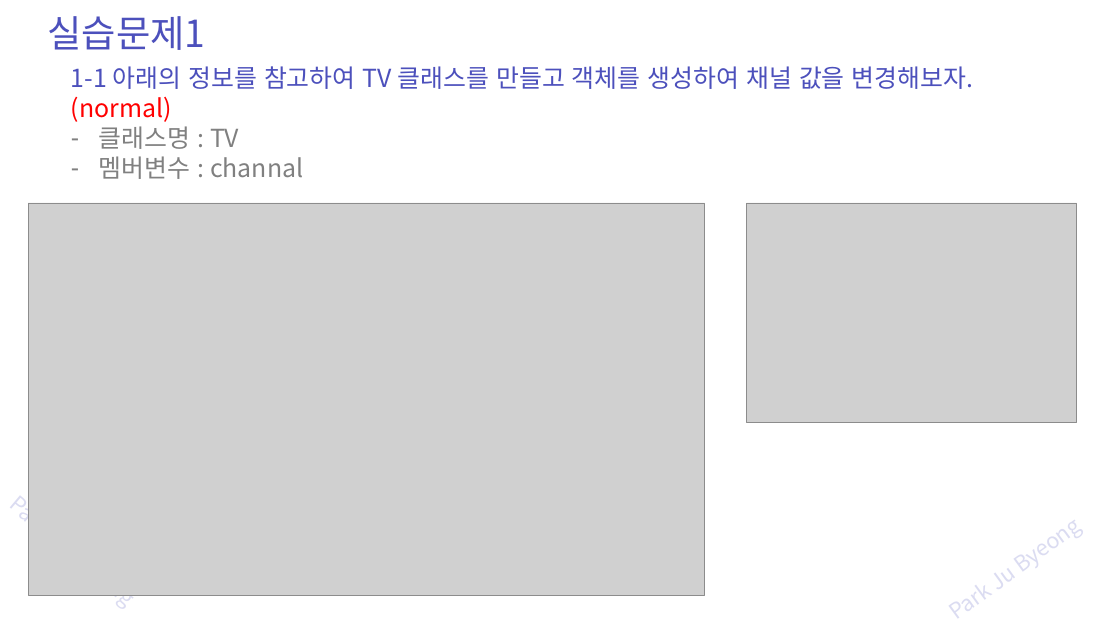
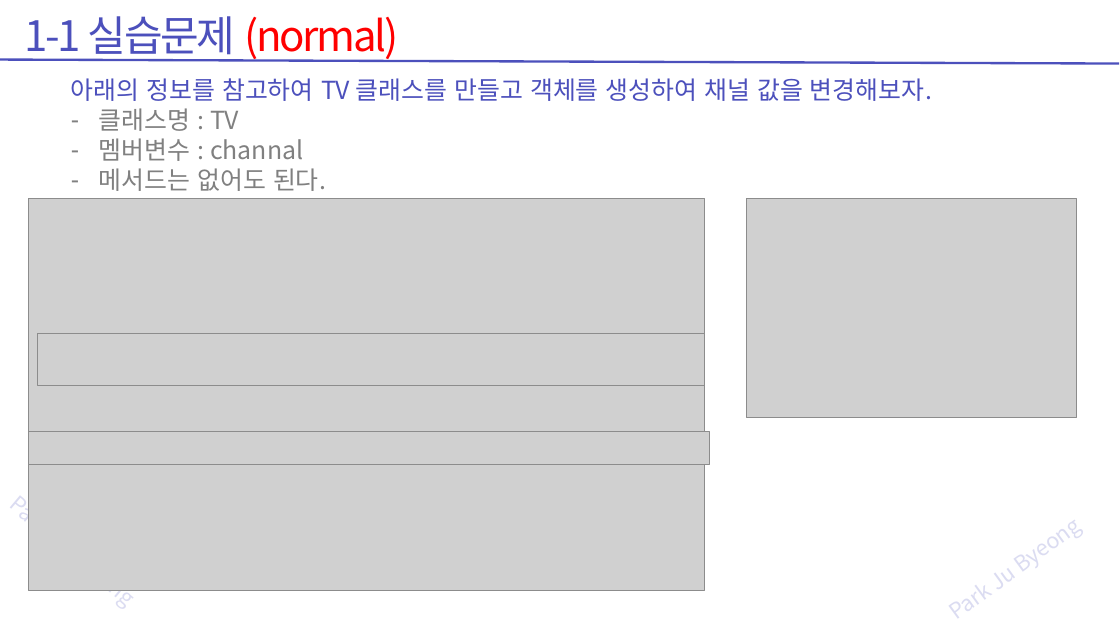
Before and after one commit to zest132/JavaLecture, a slide deck: slide 4 of JavaLecture/LectureFile/java 6강 객체지향_정답.pptx. Drawn at 1120x630 pixels with LibreOffice and Linux fonts; fonts in the diff are those of the drawing; grey boxes stand for pictures. Boxes give left, top, right and bottom in pixels: in the first picture for what was removed or moved away, otherwise in the second. Text is boxed around its words. In the diff, an @@ line names an element or a change of style, - is before the commit and + after.

```diff
--- a/JavaLecture/LectureFile/java 6강 객체지향_정답.pptx
+++ b/JavaLecture/LectureFile/java 6강 객체지향_정답.pptx
@@ text at [24,16,399,62]: text changed; size 48 to 54 pt; text colour #4C50BC to #FF0000 @@
-실습문제1
+1-1 실습문제 (normal)
@@ line added from (1119, 63) to (0, 59), #4C50BC 3 pt @@
@@ text "아래의 정보를 참고하여 TV 클래스를 ...": place and size @@
-text "아래의 정보를 참고하여 TV 클래스를 ..." at [71,66,974,179]
+text "아래의 정보를 참고하여 TV 클래스를 ..." at [71,78,932,191]
@@ text at [71,78,932,101]: text changed @@
-1-1 아래의 정보를 참고하여 TV 클래스를 만들고 객체를 생성하여 채널 값을 변경해보자.(normal)
+아래의 정보를 참고하여 TV 클래스를 만들고 객체를 생성하여 채널 값을 변경해보자.
@@ text at [99,168,326,191]: paragraph added @@
+– 메서드는 없어도 된다.
@@ picture: place and size @@
-picture at [28,203,704,595]
+picture at [28,198,704,590]
@@ picture: place and size @@
-picture at [746,203,1076,422]
+picture at [746,198,1076,418]
@@ picture added at [38,334,705,385] @@
@@ picture added at [28,432,710,464] @@
```
Also in this commit, not shown: 7 other slides changed, 6 slides added, 3 slides removed, 3 other files.
